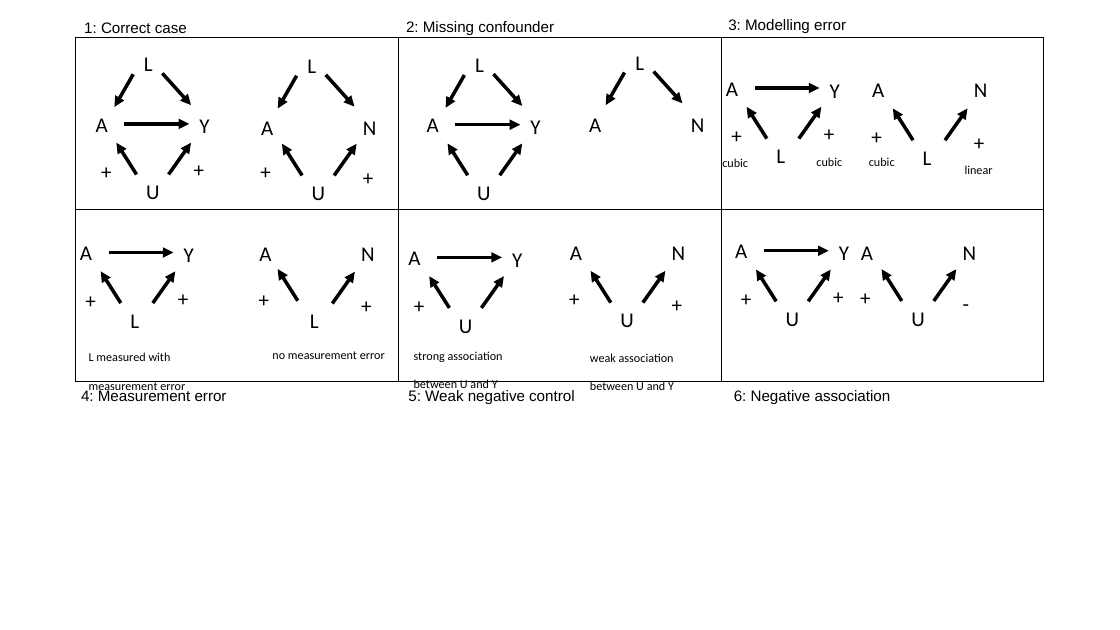
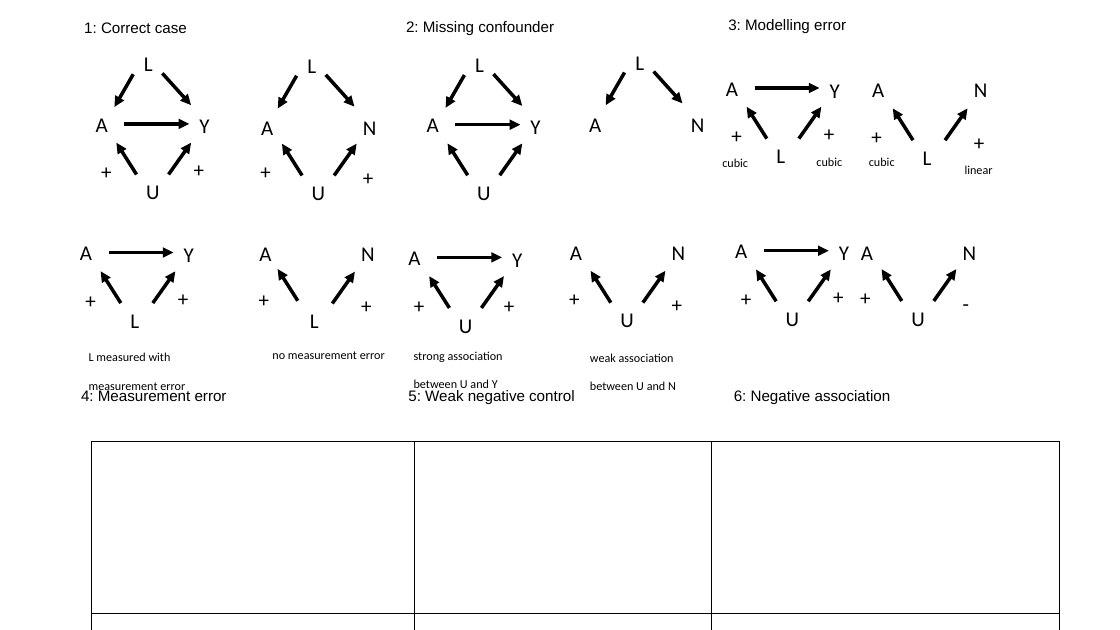
Before and after one commit to heathermcb/bad_negative_control_outcomes, a slide deck: slide 4 of figs/dags.pptx. Drawn at 1120x630 pixels with LibreOffice and Linux fonts; fonts in the diff are those of the drawing. Boxes give left, top, right and bottom in pixels: in the first picture for what was removed or moved away, otherwise in the second. Text is boxed around its words. In the diff, an @@ line names an element or a change of style, - is before the commit and + after.

```diff
--- a/figs/dags.pptx
+++ b/figs/dags.pptx
@@ text added at [496, 288, 523, 322], 18 pt, text #000000 @@
++
@@ text at [590, 353, 676, 390]: text changed @@
-weak association between U and Y
+weak association between U and N
@@ table: place and size @@
-table at [76, 38, 1044, 381]
+table at [92, 442, 1060, 630]
```
Also in this commit, not shown: 1 other slide changed, 2 slides added, 21 other files.
